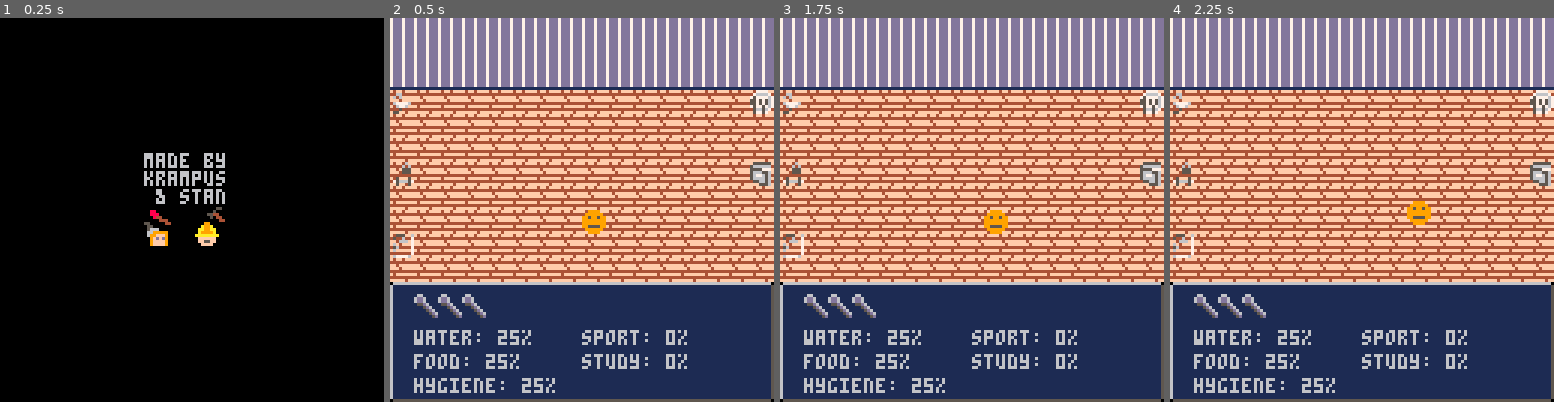
Above: before the commit, frames 1-4 (left to right).
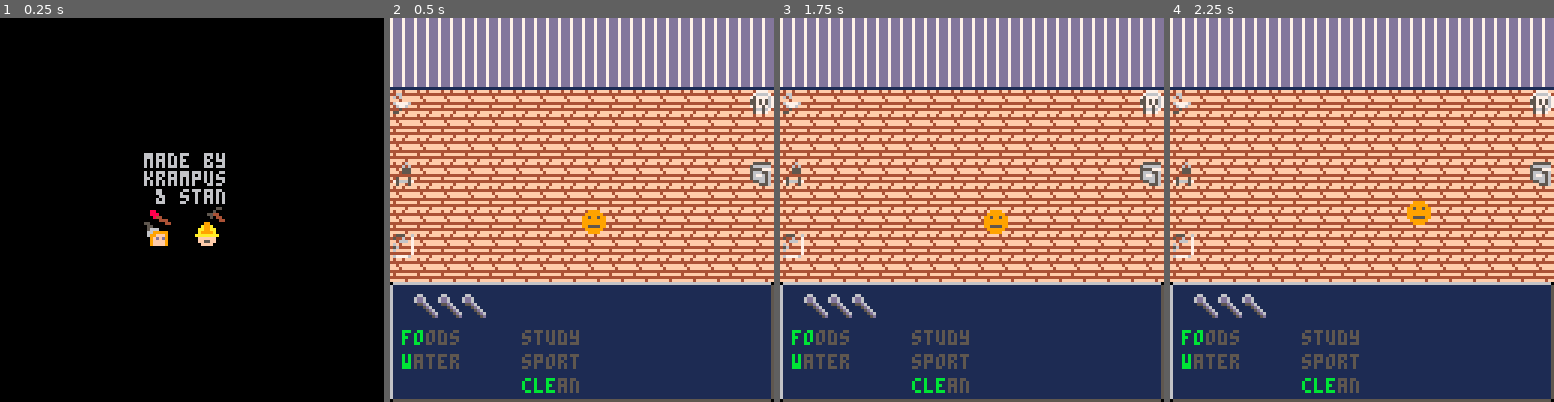
Above: after the commit, the same moments.

Repository: StanTheCarpenter/handle-with-care
Game: PICO-8 cartridge handlewithcare.p8
Same seed, same stepped clock (60 frames per second), same inputs: the game is played once before the commit and once after it.
Inputs:
- Up to frame 1 (0.25 s): no input
- Up to frame 2 (0.5 s): tap X (X key) at 0.33 s
- Up to frame 3 (1.75 s): tap X (X key) at 1.07 s; hold Right from 1.6 s (still down)
- Up to frame 4 (2.25 s): tap X (X key) at 1.85 s; release Right at 2.1 s; hold Up from 2.15 s (still down)

Frame 1 is identical in both runs. In frame 2, 3.4% of the frame differs, in the area x 3-78%, y 81-98%; in frame 3, 3.4%; in frame 4, 3.4%.

Commit message:
Update handlewithcare.p8
refactoring, stat system, stat bars

Diff:
--- a/handlewithcare.p8
+++ b/handlewithcare.p8
@@ -126,11 +126,16 @@
 		spr(11,i*8,128-36)
 	end
 
-	print("water: " .. player.water .. "%",8,128-8*3)
-	print("food: " .. player.food .. "%",8,128-8*2)
-	print("hygiene: " .. player.hygiene .. "%",8,128-8)
-	print("sport: " .. player.sport .. "%",64,128-8*3)
-	print("study: " .. player.study .. "%",64,128-8*2)
+	for a,b in pairs(player.stats) do
+		for k,v in pairs(b.s) do
+			local x = flr(a/3)*5*8
+			local y = a%3
+			print(v,x+k*4,128-8-8*y,5)
+			if k <= b.val then
+				print(v,x+k*4,128-8-8*y,11)
+			end
+		end
+	end
 end
 -->8
 --items
@@ -142,35 +147,35 @@
 	x = 1,
 	y = 3*8,
 	mode = 1,
-	act = function() player.water = 100 end
+	act = function() player.stats[player.water].val = 5 end
 	}
 items[2] = {
 	img = {18,34},
 	x = 1,
 	y = 6*8,
 	mode = 1,
-	act = function() player.sport = 100 end
+	act = function() player.stats[player.sport].val = 5 end
 	}
 items[3] = {
 	img = {20,36},
 	x = 1,
 	y = 9*8,
 	mode = 1,
-	act = function() player.hygiene = 100 end
+	act = function() player.stats[player.clean].val = 5 end
 	}
 items[4] = {
 	img = {21,37},
 	x = 120,
 	y = 3*8,
 	mode = 1,
-	act = function() player.food = 100 end
+	act = function() player.stats[player.foods].val = 5 end
 	}
 items[5] = {
 	img = {22,38},
 	x = 120,
 	y = 6*8,
 	mode = 1,
-	act = function() player.study = 100 end
+	act = function() player.stats[player.study].val = 5 end
 	}
 -->8
 --player
@@ -179,12 +184,25 @@
 	player.x = 8*8
 	player.y = 8*8
 	player.img = 12
-	player.water = 25
-	player.food = 25
-	player.hygiene = 25
-	player.sport = 0
-	player.study = 0
+	player.stats = {}
+	player.stats[1] = { val = 1,
+	s = {"w","a","t","e","r"}}
+	player.stats[2] = { val = 2,
+	s = {"f","o","o","d","s"}}
+	player.stats[3] = { val = 3,
+	s = {"c","l","e","a","n"}}
+	player.stats[4] = { val = 0,
+	s = {"s","p","o","r","t"}}
+	player.stats[5] = { val = 0,
+	s = {"s","t","u","d","y"}}
+
 	player.max_spoons = 3
+	player.water = 1
+	player.foods = 2
+	player.clean = 3
+	player.sport = 4
+	player.study = 5
+
 	player.spoons = player.max_spoons
 end
 
Not shown, changed: 141 lines of the sprite sheet (__gfx__) section of handlewithcare.p8
Not shown, changed: the thumbnail (__label__) section of handlewithcare.p8
